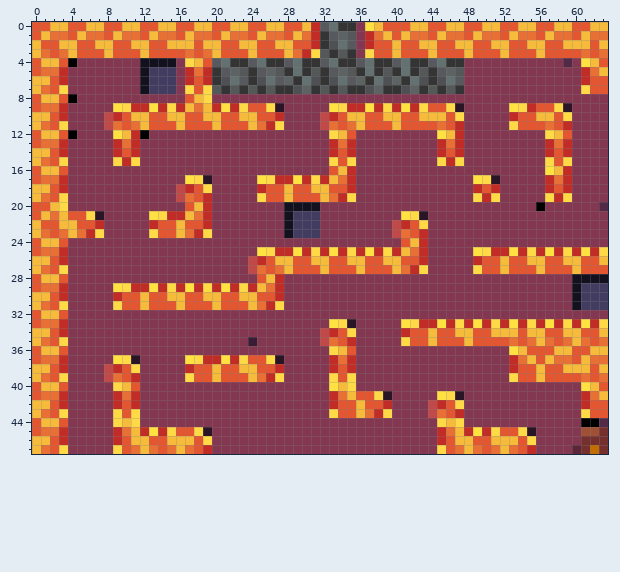
Two states of a pixel-art sprite, Maps/7_m.png. The picture above was drawn from the file before the commit.
The file is 64x48 pixels.
Once edited:
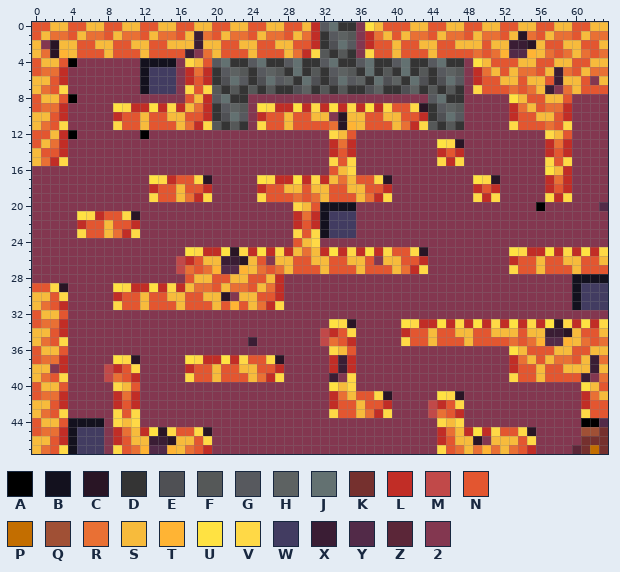
Palette (. is transparent): A #000000  B #13111e  C #291525  D #343434  E #4f5054  F #555858  G #57595e  H #5d6262  J #637171  K #75302e  L #c12d26  M #c14949  N #e35630  P #c36e00  Q #a05035  R #e97034  S #f7bb3c  T #ffb434  U #ffe242  V #ffd946  W #423c61  X #3a1d34  Y #522a48  Z #5b2638  2 #833750
Change:
Changed rows in their new state; - is an unchanged pixel.
first column x 0:
 1 ------------------X-----------------------------------C---------
 2 -2C---------------X------------------------------S---XXC-----N--
 3 --CT-------------X2-----------------------------NR-RTYYT-R-RS---
 4 -------------------------------------------------USNNNSSNNSSNN-S
 5 -------------------------------------------------LRSNSRRNSXRNS-R
 6 -------------------------------------------------LNNSSNSSNXSSN2S
 7 -------------------------------------------------VNNNRNRSX-RSN--
 8 -------------------LGJDD--------------------GJDD-----USNNSSN----
 9 -------------------LDGHF2U-LLULVL-LV----NNVCDGHF-----LRS-RRL----
10 --------2--N-------LDEJG2L-NSNNSS2C--------LDEJG-----------L----
11 --------2V-N-----RLVFDFD2VNNSNNNN-CT-----RLVFDFD-----------V----
12 -N-L-----222---------------------------------222----------------
13 -S-------222---------------------------------UVC----------------
14 -N-------222----------------------------------------------------
15 --L------222----------------------------------------------------
16 2222-------------------------------V----------------------------
17 2222---------UVLNN-----------------SNNVC------------------------
18 2222---------LNNSN-L---------S-----SSNNL------------------------
19 2222---------VNNS-LV--------NR-R-NNNSRLV------------------------
20 2222-------------222--------2VSNBBBB----------------------------
21 22222U-LNNVC-2222222--------2LRLBWWW-----222--------------------
22 22222L-NSNNL-2222222--------2LNLBWWW----2222--------------------
23 22222VNNSRLV-2222222--------2VNVBWWW----2222--------------------
24 2222-------------------------NSV---------222--------------------
25 2222-------------UVLLUCVL-LV-SRS--------NNVC-----2222-VL--------
26 2222------------MLNSSXXCSN2-----------2----------2222L-N--------
27 2222------------MRNRTYYTS------------------------2222V----------
28 2222-------------NSSNNSSN---------------------------------------
29 -NVC-------------SRRNSRRN---------------------------------------
30 ---V-----------------C2-----------------------------------------
31 ---L------------------T-----------------------------------------
33 ----------------------------------------------------------C-----
34 ---------------------------------------------------------XXC----
35 --------------------------------------------------------TYYT----
37 ----------------------------------X---------------------------X-
38 --2-------------------------------X---------------------------X-
39 ---------------------------------X2--------------------------X2-
first column x 4:
44 BBBB-------------------------------------------
45 BWWW------C------------------------------------
46 BWWW-----XXC---------------------------------C2
47 BWWW----TYYT----------------------------------T
